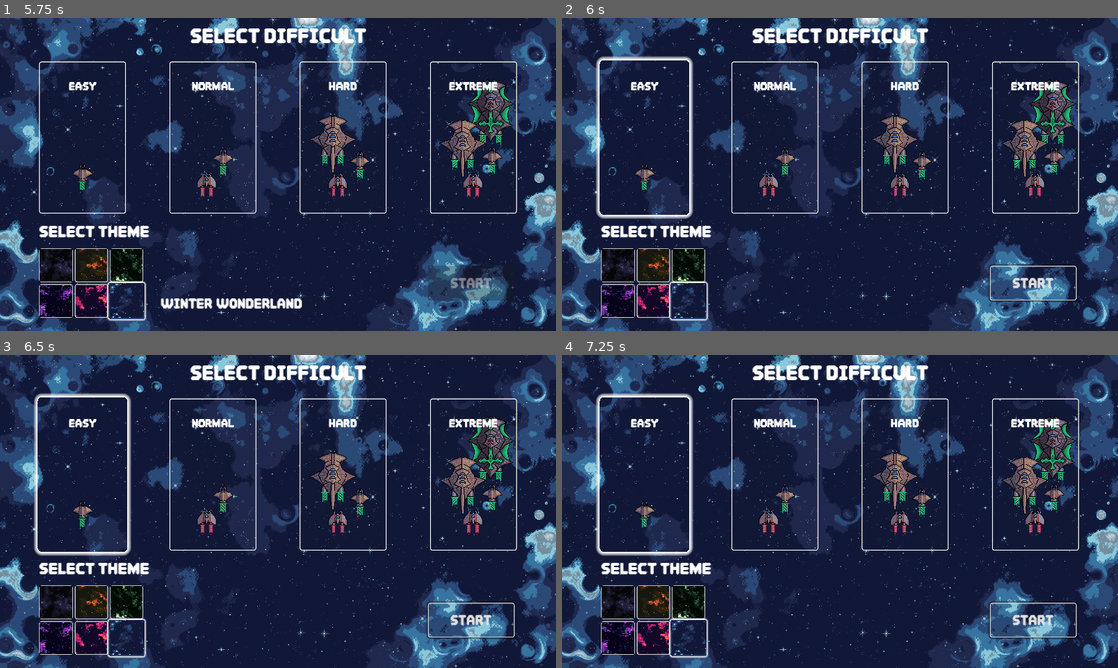
Above: before the commit, frames 1-4 (two rows, left to right).
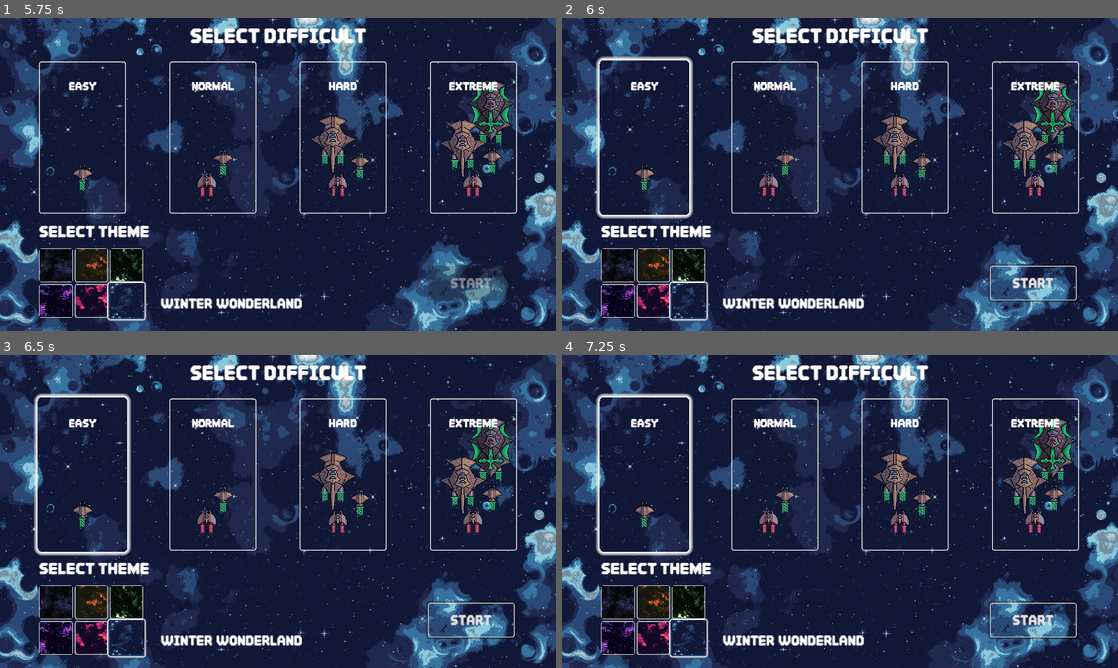
Above: after the commit, the same moments.

Repository: wonhs0191/GAME-2-Random-Defense-
Game: Godot game, scene res://title_screen/title_screen.tscn
The game is run twice, just before and just after one commit, with the same random seed, the same clock (stepped at 60 frames per second) and the same inputs.
Inputs (mouse positions are in pixels of both pictures, inside the frame that each line leads up to):
- Up to frame 1 (5.75 s): click "S T A R T" at 0.5 s; click (55, 265) at 1.25 s; click (88, 265) at 2 s; click (127, 265) at 2.75 s; click (55, 299) at 3.5 s; click (88, 299) at 4.25 s; click (127, 299) at 5 s
- Up to frame 2 (6 s): click "EASY" at 5.75 s
- Up to frame 3 (6.5 s): no input
- Up to frame 4 (7.25 s): click "EASY" at 6.5 s

Frame 1 is identical in both runs. In frame 2, 0.7% of the frame differs, in the area x 28-55%, y 89-93%; in frame 3, 0.7%; in frame 4, 0.7%.

Commit message:
=== 테마 선택 호버링 삭제, 글로벌 변수 스크립트 파일 분리

Diff:
--- /dev/null
+++ b/global/global.gd
@@ -0,0 +1,4 @@
+# 전역 변수 선언
+class_name GameData
+static var selected_difficulty: String = ""
+static var selected_theme_texture: Texture2D = preload("res://title_screen/title_screen_background.png")
--- a/playsetup/playsetup.gd
+++ b/playsetup/playsetup.gd
@@ -1,9 +1,4 @@
 extends Control
-
-# 전역 변수 선언
-class_name GameData
-static var selected_difficulty: String = ""
-static var selected_theme_texture: Texture2D = preload("res://title_screen/title_screen_background.png")
 
 @onready var background   = $background
 @onready var theme_detail = $theme_detail
@@ -54,78 +49,93 @@
 	activate_start_button()
 
 # ========= [테마 1] =========
-func _on_theme_1_mouse_entered(): # 마우스 올리면: 프리뷰
-	background.texture = theme01
-	theme_detail.text = "OIL6"
+# func _on_theme_1_mouse_entered(): # 마우스 올리면: 프리뷰
+# 	background.texture = theme01
+# 	theme_detail.text = "OIL6"
 
 func _on_theme_1_pressed():       # 클릭하면: 저장 (확정)
+	background.texture = theme01
 	GameData.selected_theme_texture = theme01
+	theme_detail.text = "OIL6"
+	print("테마 1", GameData.selected_theme_texture)
 
-func _on_theme_1_mouse_exited():  # 마우스 나가면: 저장된 걸로 복구
-	background.texture = GameData.selected_theme_texture
-	theme_detail.text = ""
+# func _on_theme_1_mouse_exited():  # 마우스 나가면: 저장된 걸로 복구
+# 	background.texture = GameData.selected_theme_texture
+# 	theme_detail.text = ""
 
 
 # ========= [테마 2] =========
-func _on_theme_2_mouse_entered():
-	background.texture = theme02
-	theme_detail.text = "Borkfest"
+# func _on_theme_2_mouse_entered():
+# 	background.texture = theme02
+# 	theme_detail.text = "Borkfest"
 
 func _on_theme_2_pressed():
+	background.texture = theme02
 	GameData.selected_theme_texture = theme02
+	theme_detail.text = "Borkfest"
+	print("테마 2 : ", GameData.selected_theme_texture)
 
-func _on_theme_2_mouse_exited():
-	background.texture = GameData.selected_theme_texture
-	theme_detail.text = ""
+# func _on_theme_2_mouse_exited():
+# 	background.texture = GameData.selected_theme_texture
+# 	theme_detail.text = ""
 
 
 # ========= [테마 3] =========
-func _on_theme_3_mouse_entered():
-	background.texture = theme03
-	theme_detail.text = "AMMO-8"
+# func _on_theme_3_mouse_entered():
+# 	background.texture = theme03
+# 	theme_detail.text = "AMMO-8"
 
 func _on_theme_3_pressed():
+	background.texture = theme03
 	GameData.selected_theme_texture = theme03
+	theme_detail.text = "AMMO-8"
+	print("테마 3")
 
-func _on_theme_3_mouse_exited():
-	background.texture = GameData.selected_theme_texture
-	theme_detail.text = ""
+# func _on_theme_3_mouse_exited():
+# 	background.texture = GameData.selected_theme_texture
+# 	theme_detail.text = ""
 
 
 # ========= [테마 4] =========
-func _on_theme_4_mouse_entered():
+# func _on_theme_4_mouse_entered():
+# 	background.texture = theme04
+# 	theme_detail.text = "SUBMERGED CHIMERA"
+
+func _on_theme_4_pressed():
 	background.texture = theme04
+	GameData.selected_theme_texture = theme04
 	theme_detail.text = "SUBMERGED CHIMERA"
 
-func _on_theme_4_pressed():
-	GameData.selected_theme_texture = theme04
-
-func _on_theme_4_mouse_exited():
-	background.texture = GameData.selected_theme_texture
-	theme_detail.text = ""
+# func _on_theme_4_mouse_exited():
+# 	background.texture = GameData.selected_theme_texture
+# 	theme_detail.text = ""
 
 
 # ========= [테마 5] =========
-func _on_theme_5_mouse_entered():
+# func _on_theme_5_mouse_entered():
+# 	background.texture = theme05
+# 	theme_detail.text = "FUNKYFUTURE8"
+
+func _on_theme_5_pressed():
 	background.texture = theme05
+	GameData.selected_theme_texture = theme05
 	theme_detail.text = "FUNKYFUTURE8"
 
-func _on_theme_5_pressed():
-	GameData.selected_theme_texture = theme05
-
-func _on_theme_5_mouse_exited():
-	background.texture = GameData.selected_theme_texture
-	theme_detail.text = ""
+# func _on_theme_5_mouse_exited():
+# 	background.texture = GameData.selected_theme_texture
+# 	theme_detail.text = ""
 
 
 # ========= [테마 6] =========
-func _on_theme_6_mouse_entered():
+# func _on_theme_6_mouse_entered():
+# 	background.texture = theme06
+# 	theme_detail.text = "WINTER WONDERLAND"
+
+func _on_theme_6_pressed():
 	background.texture = theme06
+	GameData.selected_theme_texture = theme06
 	theme_detail.text = "WINTER WONDERLAND"
 
-func _on_theme_6_pressed():
-	GameData.selected_theme_texture = theme06
-
-func _on_theme_6_mouse_exited():
-	background.texture = GameData.selected_theme_texture
-	theme_detail.text = ""
+# func _on_theme_6_mouse_exited():
+# 	background.texture = GameData.selected_theme_texture
+# 	theme_detail.text = ""
